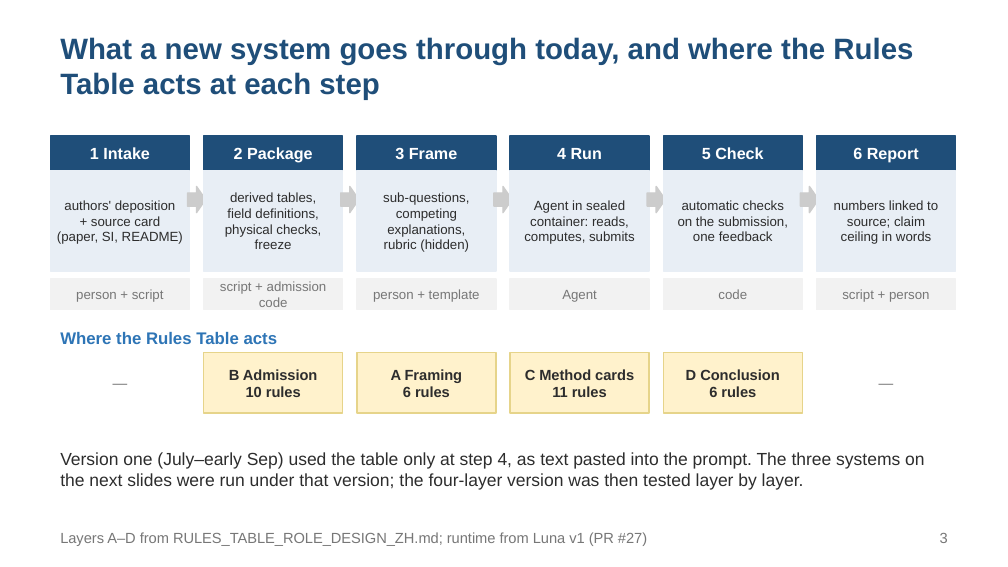
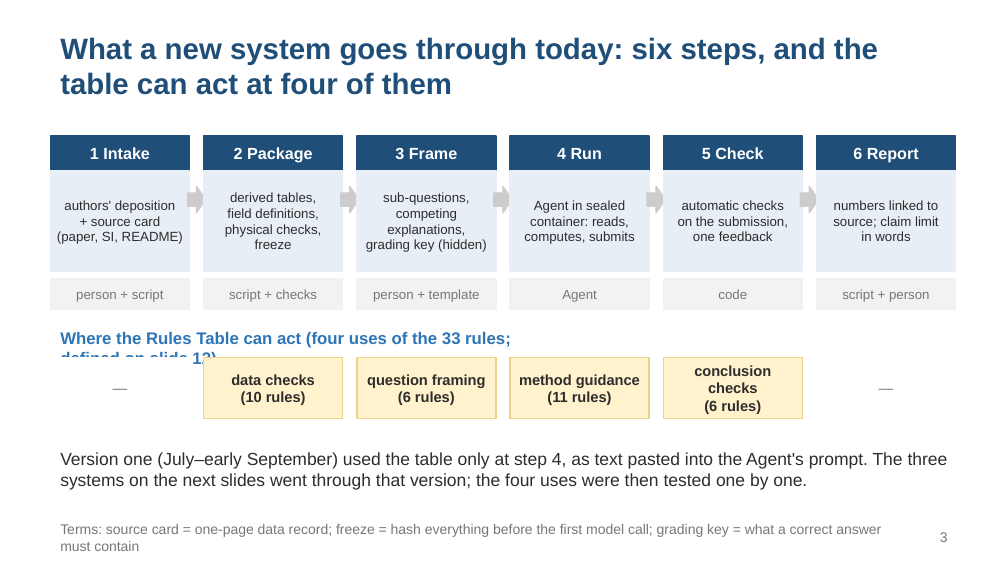
Before and after one commit to alex051107/dynamics-atlas-harness, a slide deck: slide 3 of review/rules-agent-study-20260909/development-results/SOOJUNG_DISCUSSION_20260910_EN.pptx. Drawn at 1008x567 pixels with LibreOffice and Linux fonts; fonts in the diff are those of the drawing. Boxes give left, top, right and bottom in pixels: in the first picture for what was removed or moved away, otherwise in the second. Text is boxed around its words. In the diff, an @@ line names an element or a change of style, - is before the commit and + after.

```diff
--- a/review/rules-agent-study-20260909/development-results/SOOJUNG_DISCUSSION_20260910_EN.pptx
+++ b/review/rules-agent-study-20260909/development-results/SOOJUNG_DISCUSSION_20260910_EN.pptx
@@ text at box(60, 37, 878, 95): text changed @@
-What a new system goes through today, and where the Rules Table acts at each step
+What a new system goes through today: six steps, and the table can act at four of them
@@ text at box(366, 239, 487, 252): text changed @@
-rubric (hidden)
+grading key (hidden)
@@ text at box(833, 216, 939, 241): text changed @@
-source; claim
-ceiling in words
+source; claim limit
+in words
@@ text at box(229, 289, 317, 302): text changed @@
-script + admission code
+script + checks
@@ text at box(60, 332, 511, 368): text changed @@
-Where the Rules Table acts
+Where the Rules Table can act (four uses of the 33 rules; defined on slide 12)
@@ 6 rectangles, 2 texts: place and size @@
-6 rectangles, 2 texts at box(50, 353, 956, 413)
+6 rectangles, 2 texts at box(50, 358, 956, 418)
@@ text at box(231, 374, 315, 405): text changed @@
-B Admission
-10 rules
+data checks
+(10 rules)
@@ text at box(367, 374, 486, 405): text changed @@
-A Framing
-6 rules
+question framing
+(6 rules)
@@ text at box(519, 374, 640, 405): text changed @@
-C Method cards
-11 rules
+method guidance
+(11 rules)
@@ text at box(694, 365, 771, 414): text changed @@
-D Conclusion
-6 rules
+conclusion checks
+(6 rules)
@@ text at box(60, 452, 948, 490): text changed @@
-Version one (July–early Sep) used the table only at step 4, as text pasted into the prompt. The three systems on the next slides were run under that version; the four-layer version was then tested layer by layer.
+Version one (July–early September) used the table only at step 4, as text pasted into the Agent's prompt. The three systems on the next slides went through that version; the four uses were then tested one by one.
@@ text at box(60, 524, 881, 551): text changed; size 10.5 to 10 pt @@
-Layers A–D from RULES_TABLE_ROLE_DESIGN_ZH.md; runtime from Luna v1 (PR #27)
+Terms: source card = one-page data record; freeze = hash everything before the first model call; grading key = what a correct answer must contain
```
Also in this commit, not shown: 22 other slides changed, 3 slides added, 11 other files.
